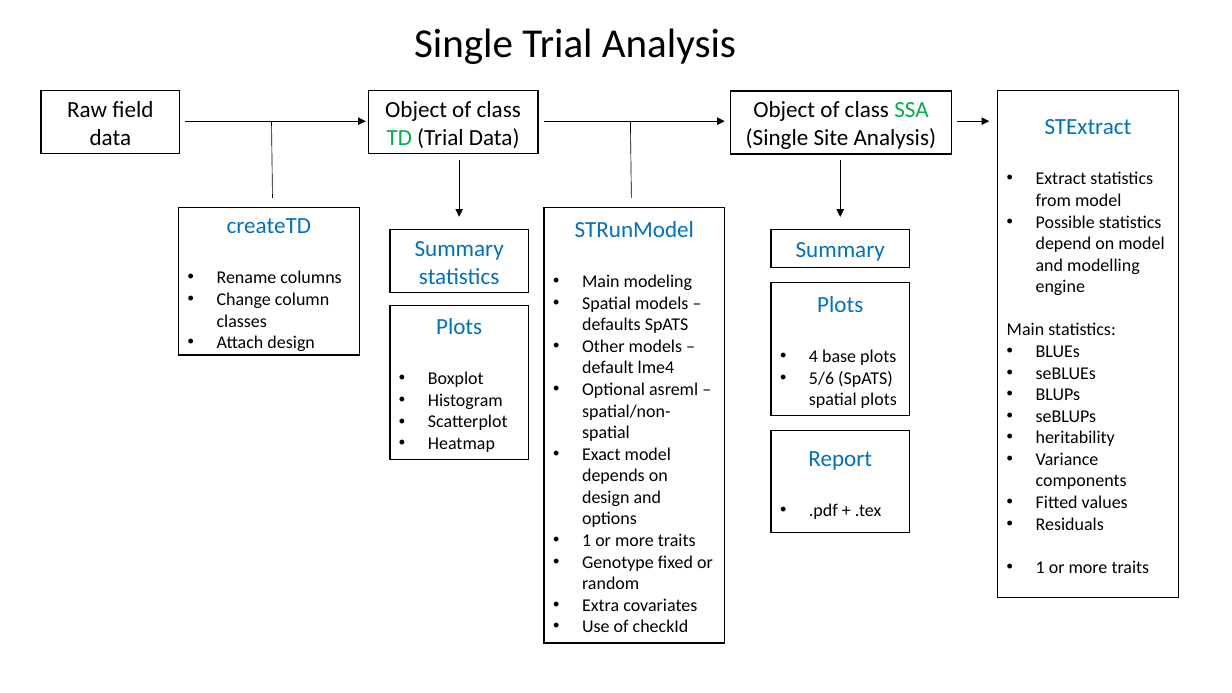
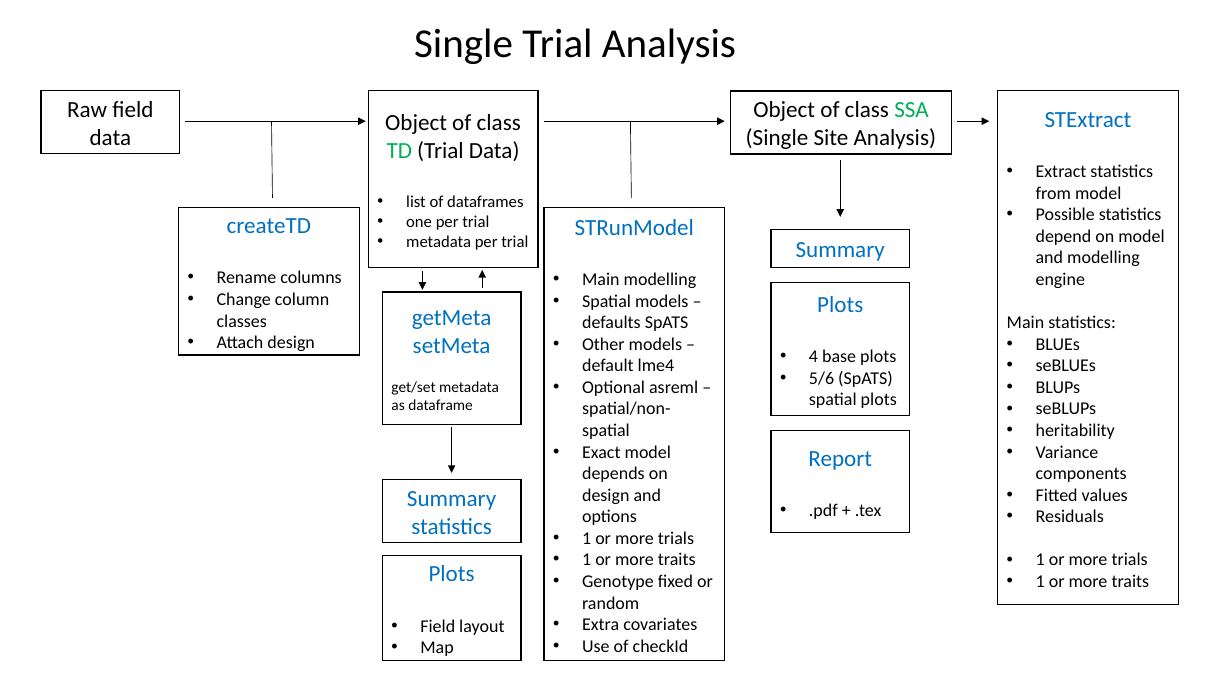
Before and after one commit to Biometris/statgenGxE, a slide deck: slide 3 of vignettes/RAP overview.pptx. Drawn at 1232x693 pixels with LibreOffice and Linux fonts; fonts in the diff are those of the drawing. Boxes give left, top, right and bottom in pixels: in the first picture for what was removed or moved away, otherwise in the second. Text is boxed around its words. In the diff, an @@ line names an element or a change of style, - is before the commit and + after.

```diff
--- a/vignettes/RAP overview.pptx
+++ b/vignettes/RAP overview.pptx
@@ rectangle "Object of class TD (Trial ...": place and size @@
-rectangle "Object of class TD (Trial ..." at (369, 91, 539, 153)
+rectangle "Object of class TD (Trial ..." at (369, 91, 539, 268)
@@ rectangle "STExtract": place and size @@
-rectangle "STExtract" at (998, 91, 1178, 598)
+rectangle "STExtract" at (998, 91, 1178, 604)
@@ text in rectangle at (406, 195, 528, 250): paragraphs added @@
+• list of dataframes
+• one per trial
+• metadata per trial
@@ rectangle "STRunModel": place and size @@
-rectangle "STRunModel" at (544, 208, 725, 643)
+rectangle "STRunModel" at (544, 208, 725, 661)
@@ rectangle added at (383, 292, 521, 424), fill #FFFFFF, outline #000000 1 pt, 12 pt, text #000000 @@
+getMeta
+setMeta
+get/set metadata as dataframe
@@ arrow added from (422, 272) to (422, 290), #000000 0.5 pt @@
@@ arrow added from (482, 288) to (482, 270), #000000 0.5 pt @@
@@ text in rectangle at (582, 272, 697, 288): text changed @@
-• Main modeling
+• Main modelling
@@ arrow moved from (459, 161) - (459, 217) to (452, 427) - (452, 473) @@
@@ rectangle "Summary statistics": place and size @@
-rectangle "Summary statistics" at (390, 229, 529, 292)
+rectangle "Summary statistics" at (383, 480, 521, 543)
@@ text in rectangle at (582, 531, 694, 544): paragraph added @@
+• 1 or more trials
@@ rectangle "Plots": place and size @@
-rectangle "Plots" at (390, 305, 529, 459)
+rectangle "Plots" at (383, 555, 521, 660)
@@ text in rectangle at (1036, 552, 1148, 565): paragraph added @@
+• 1 or more trials
@@ text in rectangle at (420, 619, 504, 656): text changed @@
-• Boxplot
-• Histogram
-• Scatterplot
-• Heatmap
+• Field layout
+• Map
```
Also in this commit, not shown: 4 other slides changed, 1 slide added.
